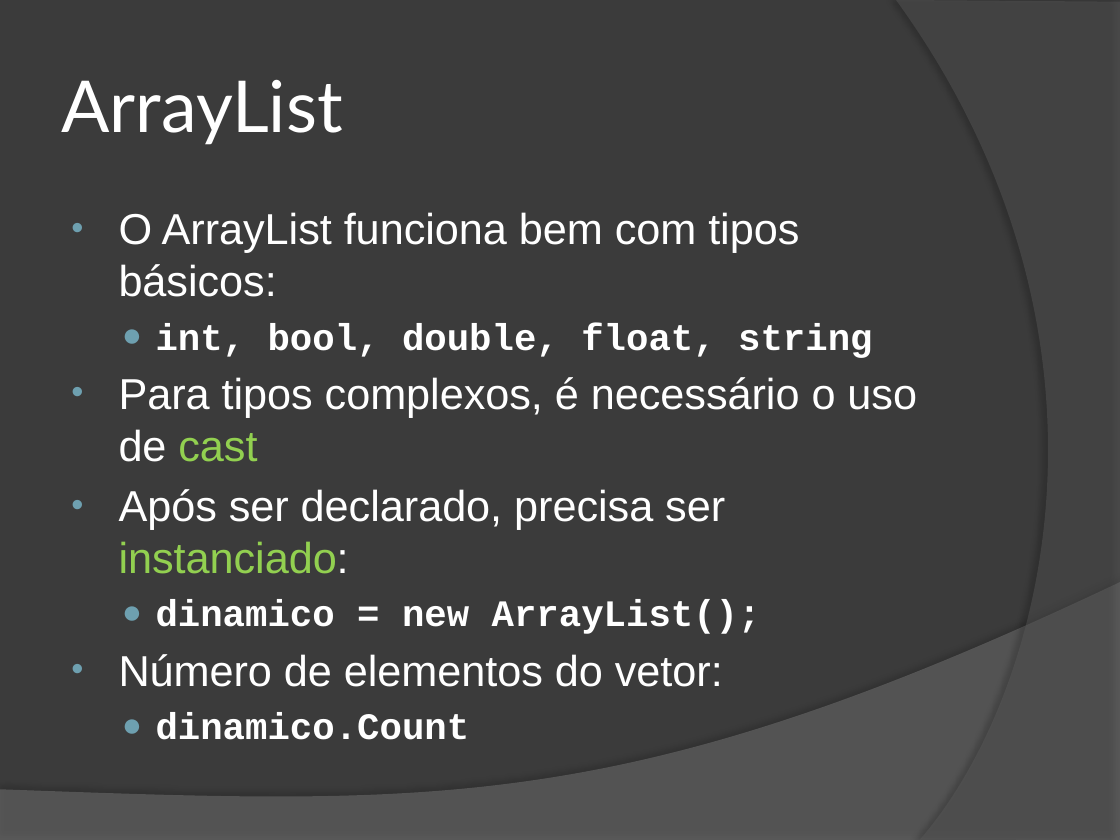
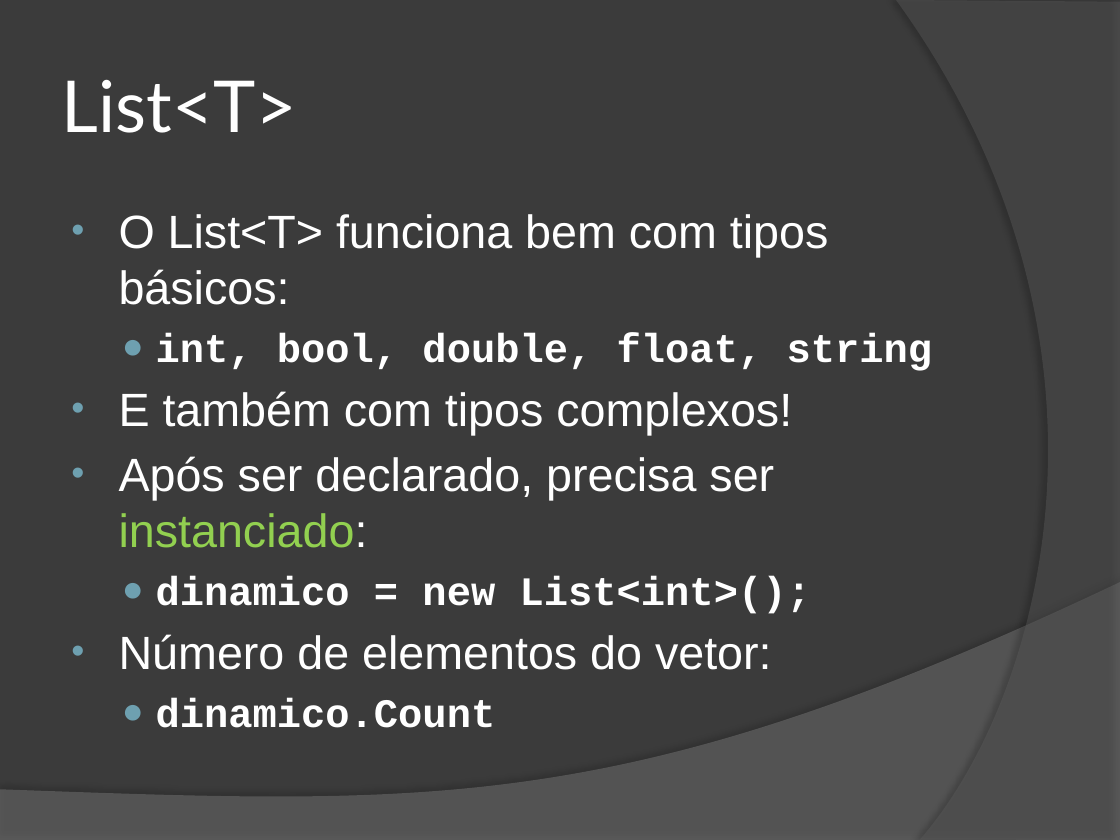
Before and after one commit to wind39/wind39.github.io, a slide deck: slide 27 of curso/modulo1capitulo5-off.pptx. Drawn at 1120x840 pixels with LibreOffice and Linux fonts; fonts in the diff are those of the drawing. Boxes give left, top, right and bottom in pixels: in the first picture for what was removed or moved away, otherwise in the second. Text is boxed around its words. In the diff, an @@ line names an element or a change of style, - is before the commit and + after.

```diff
--- a/curso/modulo1capitulo5-off.pptx
+++ b/curso/modulo1capitulo5-off.pptx
@@ title at (x1=62, y1=80, x2=298, y2=133): text changed @@
-ArrayList
+List<T>
@@ text at (x1=119, y1=214, x2=828, y2=305): text changed; size 27.8 to 30 pt @@
-• O ArrayList funciona bem com tipos básicos:
+• O List<T> funciona bem com tipos básicos:
@@ text at (x1=119, y1=332, x2=933, y2=728): size 24.1 to 26 pt in "int, bool, double, float, string", "dinamico.Count"; size 27.8 to 30 pt in "Após ser declarado, precisa ser instanciado:", "Número de elementos do vetor:" @@
@@ text at (x1=119, y1=391, x2=792, y2=435): text changed; size 27.8 to 30 pt @@
-• Para tipos complexos, é necessário o uso de cast
+• E também com tipos complexos!
@@ text at (x1=156, y1=576, x2=811, y2=614): text changed; size 24.1 to 26 pt @@
-  ● dinamico = new ArrayList();
+  ● dinamico = new List<int>();
```
Also in this commit, not shown: 7 other slides changed, 26 other files.
